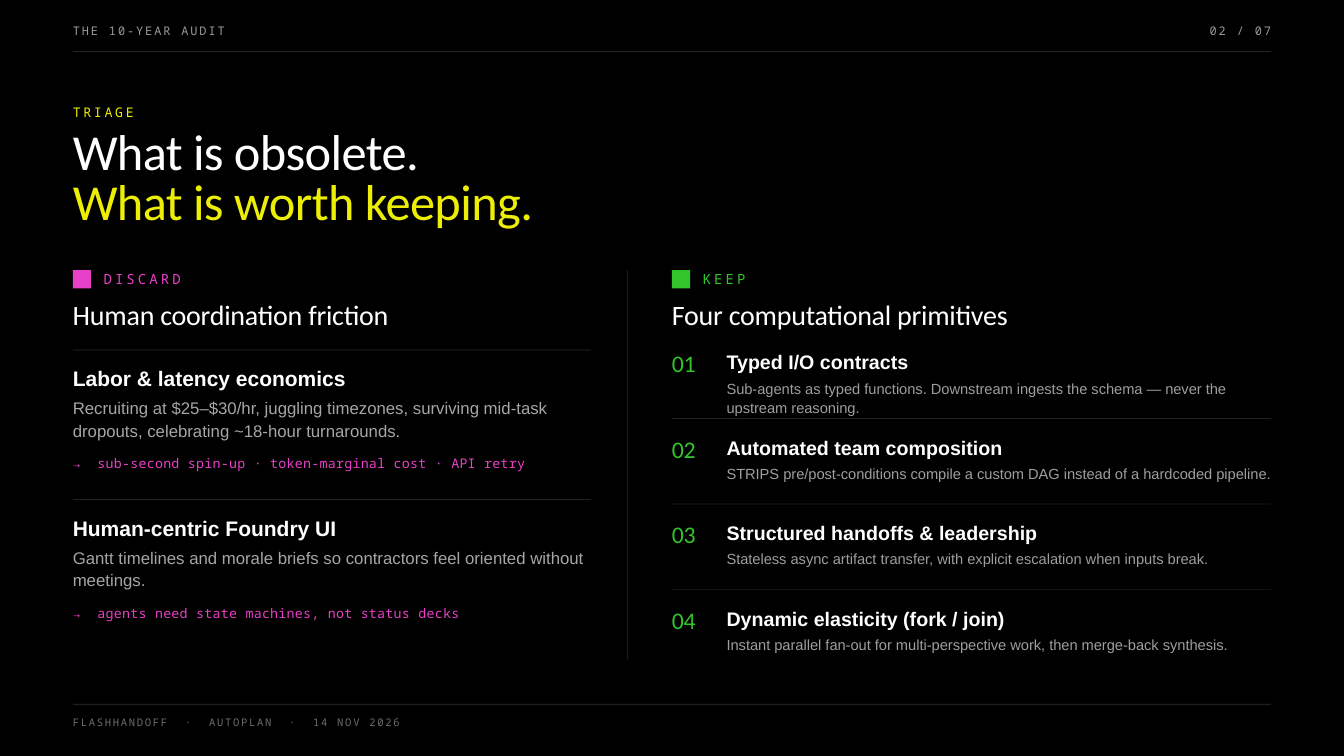
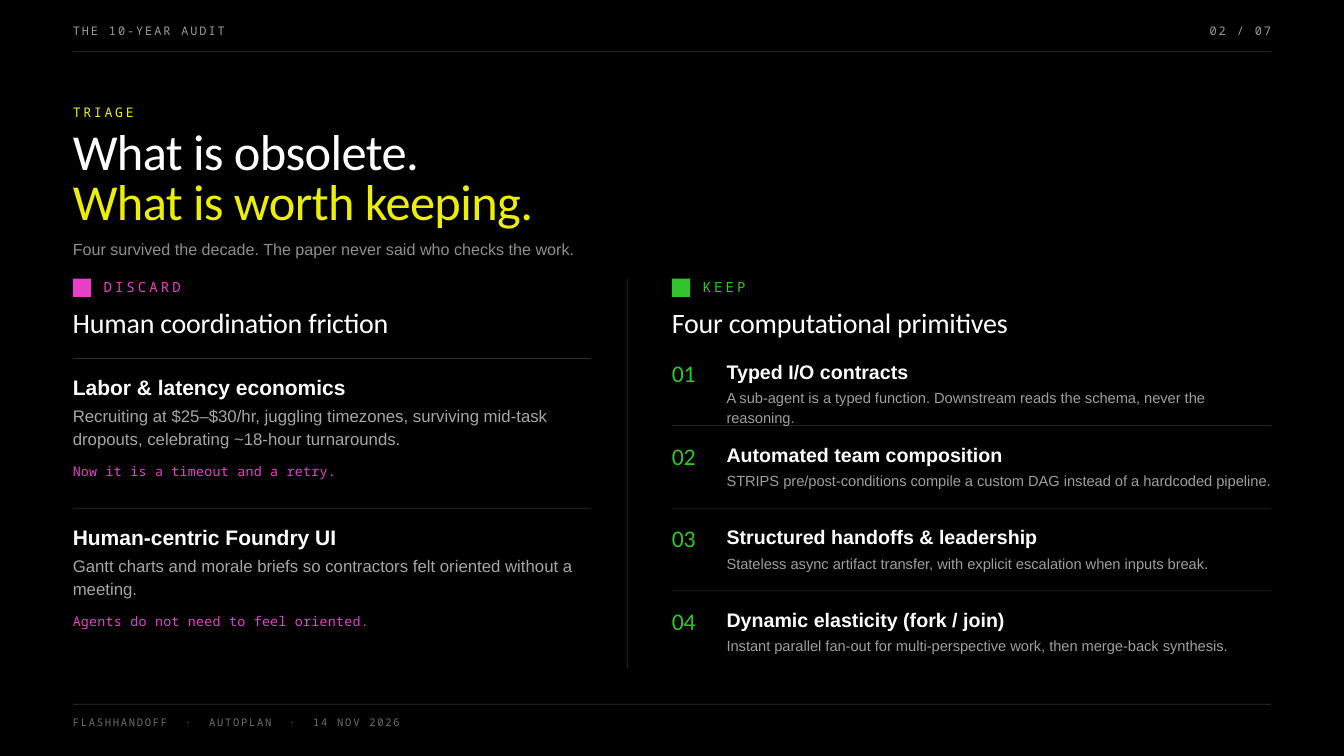
Before and after one commit to maceip/autoplan, a slide deck: slide 2 of preso/FlashHandoff.pptx. Drawn at 1344x756 pixels with LibreOffice and Linux fonts; fonts in the diff are those of the drawing. Boxes give left, top, right and bottom in pixels: in the first picture for what was removed or moved away, otherwise in the second. Text is boxed around its words. In the diff, an @@ line names an element or a change of style, - is before the commit and + after.

Commit message:
feat(preso): add JetSki frontier audit slide and native Nucleus Structured Handoff demo video slide

```diff
--- a/preso/FlashHandoff.pptx
+++ b/preso/FlashHandoff.pptx
@@ text added at (73, 243, 575, 258), 11.5 pt, text #8E8E8E @@
+Four survived the decade. The paper never said who checks the work.
@@ 9 texts, 3 lines, 2 rectangles: place and size @@
-9 texts, 3 lines, 2 rectangles at (73, 270, 1008, 659)
+9 texts, 3 lines, 2 rectangles at (73, 278, 1008, 667)
@@ text at (727, 392, 1205, 406): text changed @@
-Sub-agents as typed functions. Downstream ingests the schema — never the upstream reasoning.
+A sub-agent is a typed function. Downstream reads the schema, never the reasoning.
@@ 6 texts, 2 lines: place and size @@
-6 texts, 2 lines at (672, 418, 1271, 567)
+6 texts, 2 lines at (672, 425, 1271, 572)
@@ text added at (73, 466, 336, 480), 9.5 pt, text #E840C8 @@
+Now it is a timeout and a retry.
@@ text removed at (97, 458, 525, 472) @@
-→ sub-second spin-up · token-marginal cost · API retry
@@ text at (73, 560, 572, 572): text changed @@
-Gantt timelines and morale briefs so contractors feel oriented without meetings.
+Gantt charts and morale briefs so contractors felt oriented without a meeting.
@@ text at (73, 616, 369, 630): text changed @@
-→ agents need state machines, not status decks
+Agents do not need to feel oriented.
```
Also in this commit, not shown: 6 other slides changed, 56 other files.
